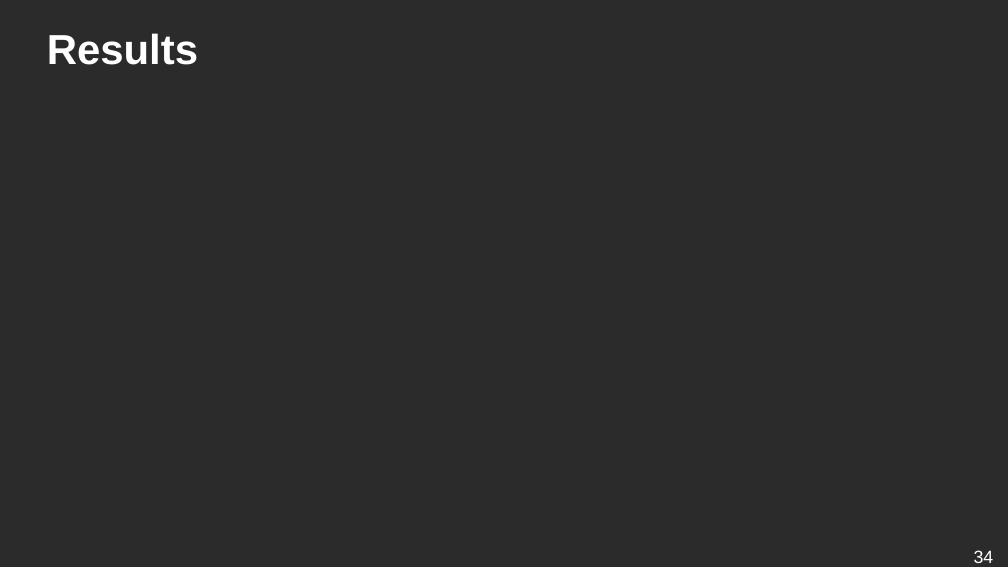
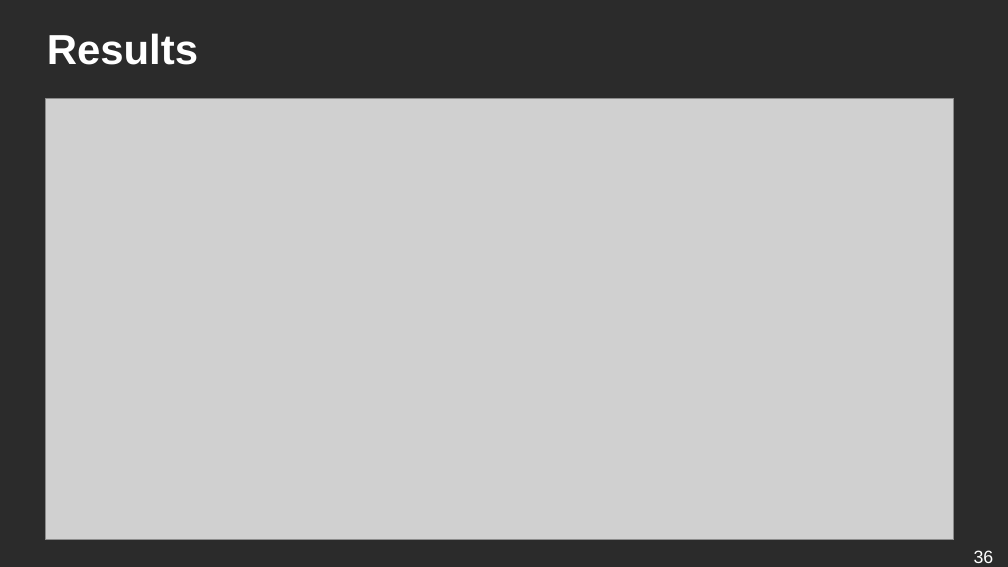
Before and after one commit to ufal/lsd, a slide deck: slide 36 of conferences/2019-blackbox-balustrades/presentation.odp (slide 34 before the commit). Drawn at 1008x567 pixels with LibreOffice and Linux fonts; fonts in the diff are those of the drawing; grey boxes stand for pictures; background and template pictures are left out; a plain dark background stands for a picture behind light text. Boxes give left, top, right and bottom in pixels: in the first picture for what was removed or moved away, otherwise in the second. Text is boxed around its words. In the diff, an @@ line names an element or a change of style, - is before the commit and + after.

```diff
--- a/conferences/2019-blackbox-balustrades/presentation.odp
+++ b/conferences/2019-blackbox-balustrades/presentation.odp
@@ picture added at (x1=45, y1=98, x2=954, y2=540) @@
@@ page number at (x1=974, y1=550, x2=994, y2=563): text changed @@
-34
+36
```
Also in this commit, not shown: 5 other slides changed, 2 slides added, 2 other files.
